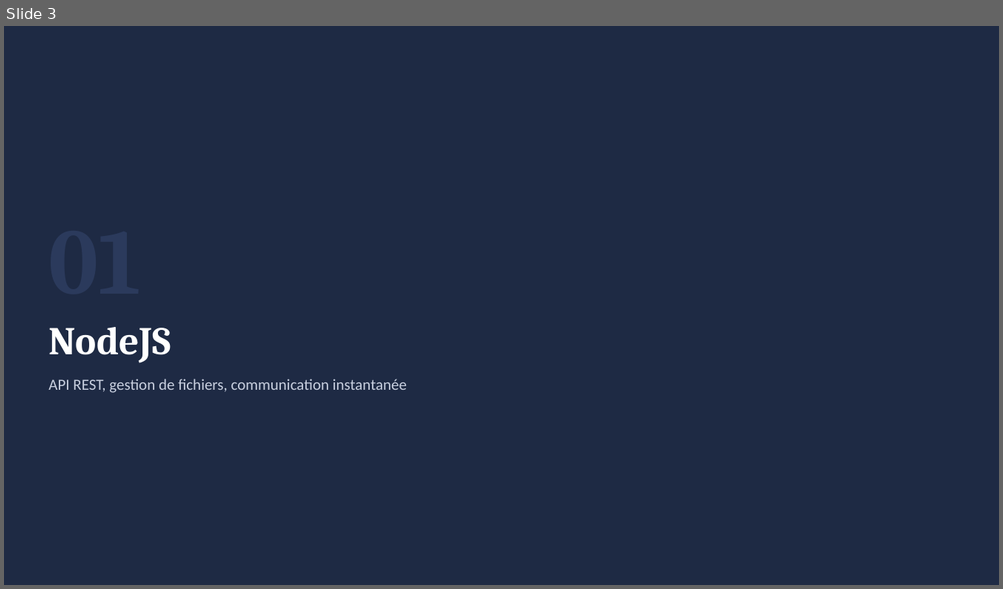
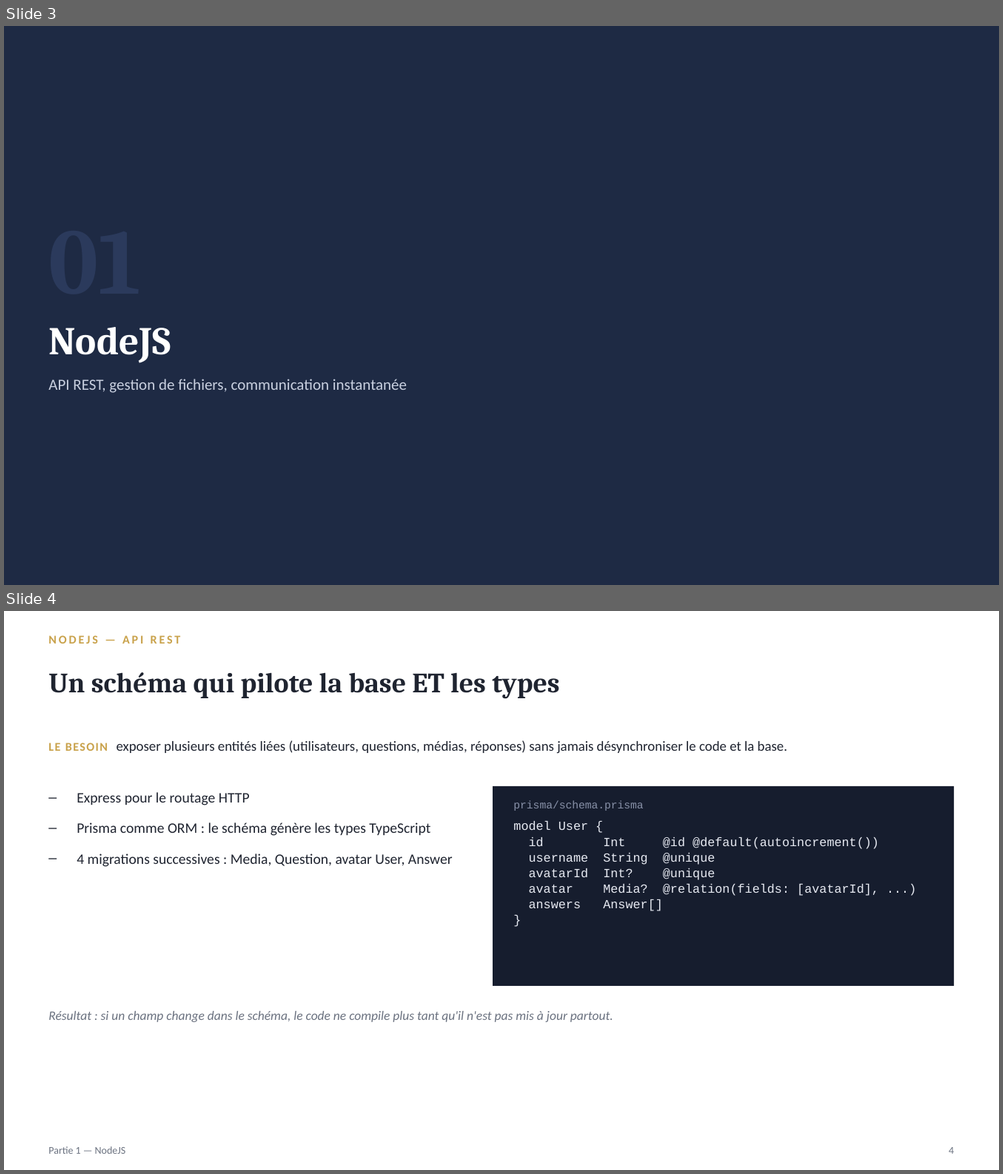
Before and after one commit to phasna/Quiz, a slide deck: quiz_soutenance.pptx. Shown one above the other, each under a label of ours: slide 3 before the commit, slides 3 and 4 after it. The pictures are 1003x589 and 1003x1174 pixels, drawn with LibreOffice and Linux fonts; fonts in the diff are those of the drawing. Boxes give left, top, right and bottom in pixels: in the first picture for what was removed or moved away, otherwise in the second. Text is boxed around its words. In the diff, an @@ line names an element or a change of style, - is before the commit and + after.

```diff
--- a/quiz_soutenance.pptx
+++ b/quiz_soutenance.pptx
@@ slide 4 added at (4,611,999,1170), background #FFFFFF @@
@@ text added at (48,635,181,644), 11.5 pt, text #C9A24B, bold @@
+NODEJS — API REST
@@ text added at (48,672,559,699), 27 pt, text #1F2430, bold @@
+Un schéma qui pilote la base ET les types
@@ text added at (48,741,787,754), 13.5 pt, text #1F2430 @@
+LE BESOIN exposer plusieurs entités liées (utilisateurs, questions, médias, réponses) sans jamais désynchroniser le code et la base.
@@ rectangle added at (492,786,954,986), fill #161D2E @@
@@ text added at (77,792,452,867), 14 pt, text #1F2430 @@
+– Express pour le routage HTTP
+– Prisma comme ORM : le schéma génère les types TypeScript
+– 4 migrations successives : Media, Question, avatar User, Answer
@@ text added at (513,801,643,811), 10.5 pt, text #8891A8 @@
+prisma/schema.prisma
@@ text added at (513,821,879,911), 12 pt, text #E7EAF2 @@
+model User {
+id Int @id @default(autoincrement())
+username String @unique
+avatarId Int? @unique
+avatar Media? @relation(fields: [avatarId], ...)
+answers Answer[]
+}
@@ text added at (48,1011,613,1022), 12.5 pt, text #6B7280, italic @@
+Résultat : si un champ change dans le schéma, le code ne compile plus tant qu'il n'est pas mis à jour partout.
@@ text added at (48,1147,126,1154), 10 pt, text #6B7280 @@
+Partie 1 — NodeJS
@@ text added at (948,1147,953,1154), 10 pt, text #6B7280 @@
+4
```
Also in this commit, not shown: 7 slides changed, 8 other slides added, 3 slides removed, 2 other files.
